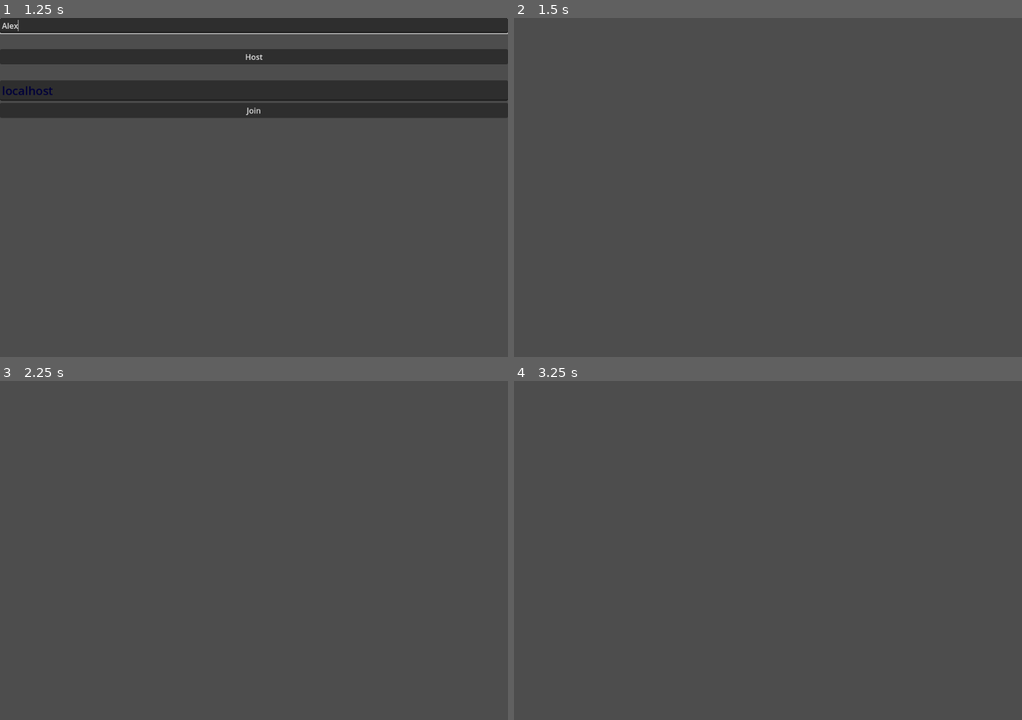
Above: before the commit, frames 1-4 (two rows, left to right).
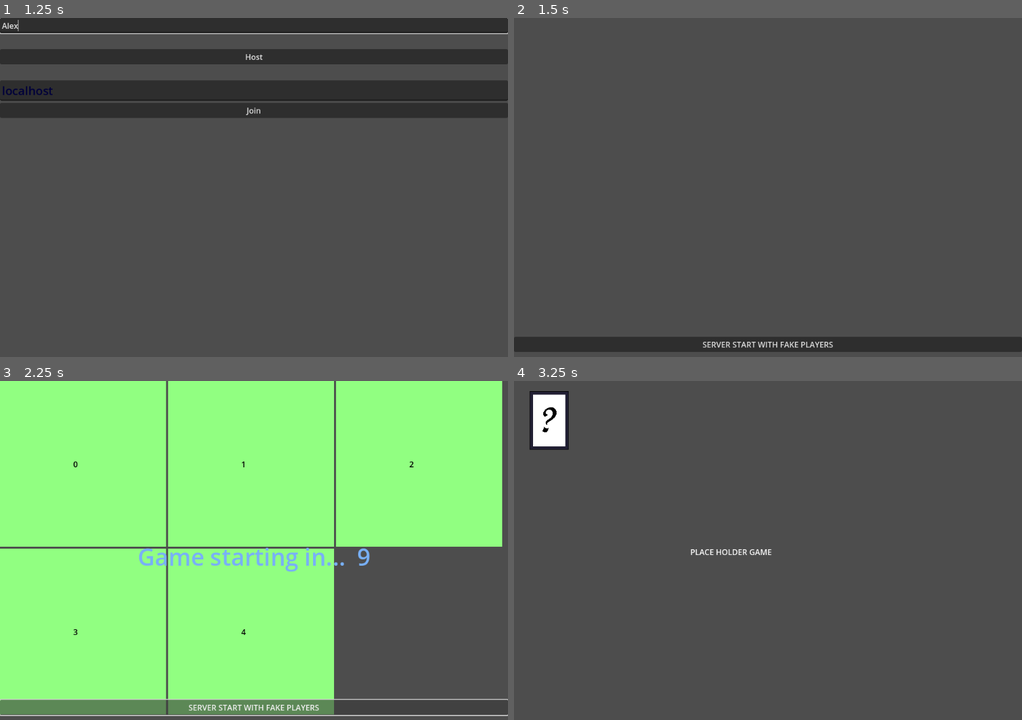
Above: after the commit, the same moments.

Repository: davidzywiec/mp-hot-rum
Game: Godot game, scene res://Menu/main_menu.tscn
The game is run twice, just before and just after one commit, with the same random seed, the same clock (stepped at 60 frames per second) and the same inputs.
Inputs (mouse positions are in pixels of both pictures, inside the frame that each line leads up to):
- Up to frame 1 (1.25 s): click (254, 24) at 0.52 s; type "Alex" at 0.6 s
- Up to frame 2 (1.5 s): click "Host" at 1.25 s
- Up to frame 3 (2.25 s): click (254, 706) at 2 s, where only the run after the commit has a clickable "SERVER START WITH FAKE PLAYERS"
- Up to frame 4 (3.25 s): no input

Frame 1 is identical in both runs. In frame 2, 4.2% of the frame differs, in the area x 0-100%, y 94-99%; in frame 3, 81%, in the area x 0-100%, y 0-99%; in frame 4, 1.5%.
Error before the commit: Parse Error: Too few arguments for "new()" call. Expected at least 1 but received 0. (res://Network/ServerHandler.gd:132)

Commit message:
feat(game): Fast Track Game
Fast track game button for server for testing.

Diff:
--- a/Game/Classes/Card.gd
+++ b/Game/Classes/Card.gd
@@ -19,5 +19,5 @@
 	number = p_number
 	point_value = p_point_value
 
-func to_string() -> String:
+func _to_string() -> String:
 	return "%s-%d (%d pts)" % [Suit.keys()[suit], number, point_value]
--- a/Game/Classes/Deck.gd
+++ b/Game/Classes/Deck.gd
@@ -4,12 +4,17 @@
 
 var cards: Array[Card] = []
 
-func _init(players_count: int, initial_cards: Array[Card] = []) -> void:
+func _init(players_count: int) -> void:
 
 	#Get the number of decks needed on player count. 1 deck per 2 people.
 	var loop = roundf(players_count / 2)
 	for x in loop:
 		build_deck()
+	shuffle()
+	print("Deck has been created. Looping through the first 10 cards in the deck...")
+	for x in range(10):
+		print("Card %s", cards[x])
+
 
 func shuffle() -> void:
 	cards.shuffle()
--- a/Lobby/lobby_ui.gd
+++ b/Lobby/lobby_ui.gd
@@ -8,6 +8,8 @@
 var ready_btn = $VBC/ReadyButton
 @onready
 var start_btn = $VBC/StartButton
+@onready
+var fake_btn = $VBC/OVERRIDE_START_BT
 
 
 var label_timer_scene = preload("res://Utility/Timer/CountdownLabelTimer.tscn")
@@ -23,6 +25,7 @@
 	set_ui_actions(false)
 	ready_btn.pressed.connect(set_ready_flag)
 	start_btn.pressed.connect(start_game)
+	fake_btn.pressed.connect(start_fake_game)
 	SignalManager.host_changed.connect(_on_host_changed)
 	Game_State_Manager.player_state_updated.connect(update_lobby_ui)
 
@@ -138,3 +141,8 @@
 func _on_host_changed(host_peer_id: int) -> void:
 	var me := multiplayer.get_unique_id()
 	is_host = (me == host_peer_id)
+
+func start_fake_game() -> void:
+
+	if multiplayer.is_server():
+		Network_Manager.handler.create_fake_game()
--- a/Lobby/lobby_ui.tscn
+++ b/Lobby/lobby_ui.tscn
@@ -43,4 +43,8 @@
 layout_mode = 2
 text = "Ready"
 
+[node name="OVERRIDE_START_BT" type="Button" parent="VBC"]
+layout_mode = 2
+text = "SERVER START WITH FAKE PLAYERS"
+
 [node name="CountDownNode" type="Node2D" parent="."]
--- a/Network/ServerHandler.gd
+++ b/Network/ServerHandler.gd
@@ -10,7 +10,6 @@
 # Player registry and ready-tracking
 var players := {} # key: player_name, value: Player
 var ready_players := {}
-var deck : Deck
 
 # TODO: point this at your actual game scene when it’s added
 const GAME_SCENE_PATH := "res://Game/MainGame.tscn"
@@ -117,10 +116,10 @@
 	Game_State_Manager.send_player_state(state_array)
 
 # Sync Countdown to start game (SERVER-AUTHORITATIVE)
-func _toggle_countdown(flag: bool) -> void:
+func _toggle_countdown(flag: bool, sec: float) -> void:
 	if flag:
 		print("💻 Server starting countdown to start game!")
-		var seconds := 10
+		var seconds := sec
 		var end_unix := Time.get_unix_time_from_system() + seconds
 		# Broadcast exact end time to every client
 		Game_State_Manager.send_countdown(end_unix)
@@ -129,9 +128,16 @@
 		t.timeout.connect(func ():
 			print("💻 Countdown finished — ordering scene change")
 			Game_State_Manager.send_change_scene(GAME_SCENE_PATH)
-			deck = Deck.new()
+			GameManager.create_deck(players.size())
 		)
 	else:
 		print("💻 Server stopping countdown to start game!")
 		# Optional: if you add a 'cancel' path, you can broadcast a stop here
 		Game_State_Manager.send_toggle_countdown(false)
+
+func create_fake_game() -> void:
+	#Create 5 fake players and set them to ready.
+	for i in range(5):
+		register_player(str(i), i+10)
+		register_ready_flag(i+10, true)
+	_toggle_countdown(true, 1)
--- a/Singletons/GameManager.gd
+++ b/Singletons/GameManager.gd
@@ -1,7 +1,14 @@
 extends Node
 
 var host_flag : bool = false
+var deck
 
+#Server/Game Manager Actions
 
-func populate_hand(hand_str : String) -> void:
+#Create deck for the players based on player count
+func create_deck(players: int) -> void:
+	deck = Deck.new(players)
+
+#Create hand for each player based on the hand count for that round
+func deal_hand(round: int) -> void:
 	pass
